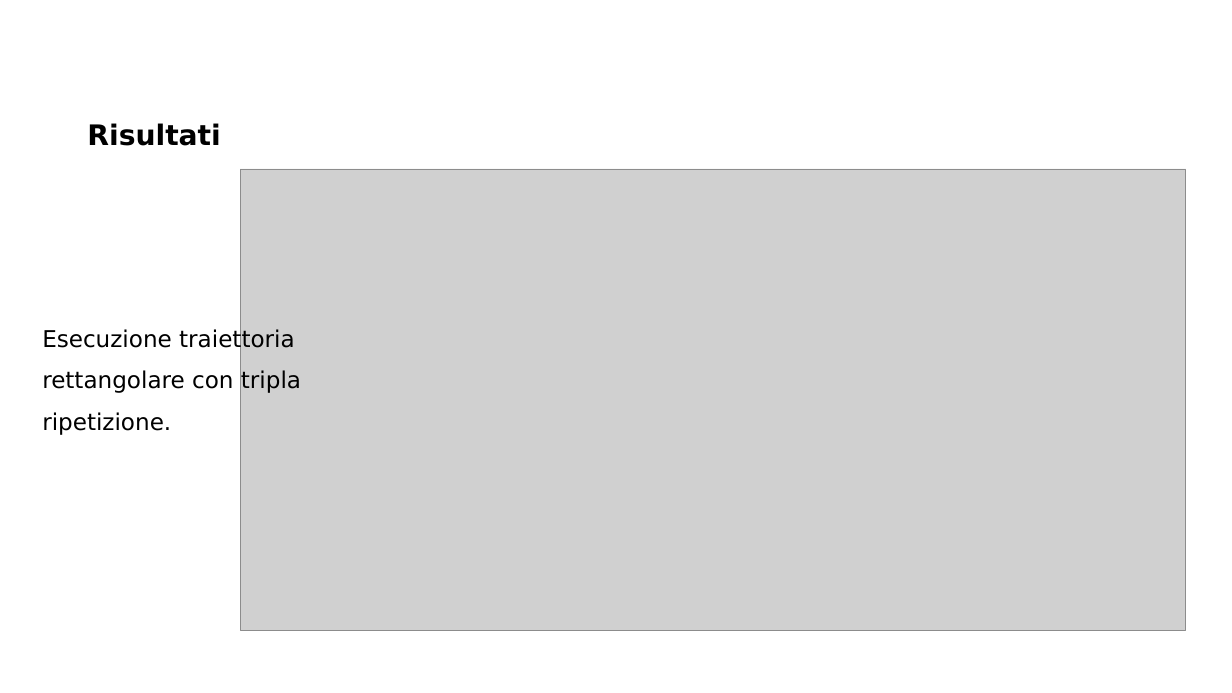
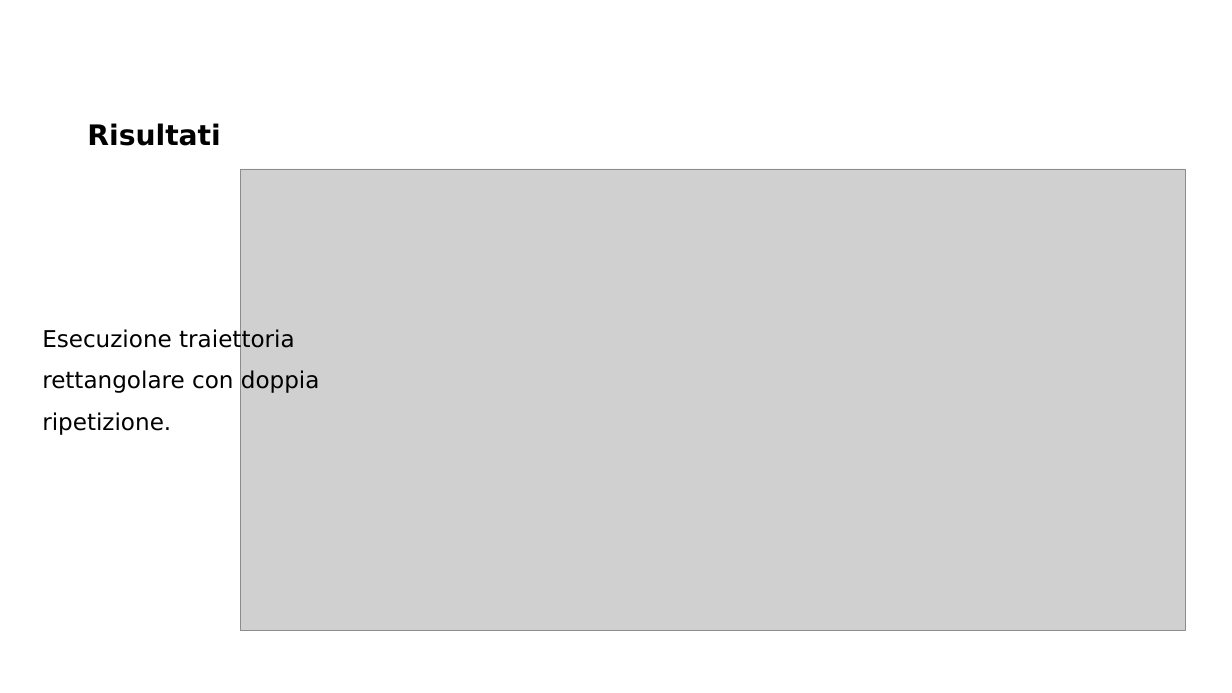
Before and after one commit to MarcoMinarelli/Rover_LabAuto, a slide deck: slide 14 of Presentazione LabAuto.pptx. Drawn at 1232x693 pixels with LibreOffice and Linux fonts; fonts in the diff are those of the drawing; grey boxes stand for pictures; background and template pictures are left out. Boxes give left, top, right and bottom in pixels: in the first picture for what was removed or moved away, otherwise in the second. Text is boxed around its words. In the diff, an @@ line names an element or a change of style, - is before the commit and + after.

```diff
--- a/Presentazione LabAuto.pptx
+++ b/Presentazione LabAuto.pptx
@@ text at box(42, 328, 320, 435): text changed @@
-Esecuzione traiettoria rettangolare con tripla ripetizione.
+Esecuzione traiettoria rettangolare con doppia ripetizione.
```
Also in this commit, not shown: 4 other slides changed.
